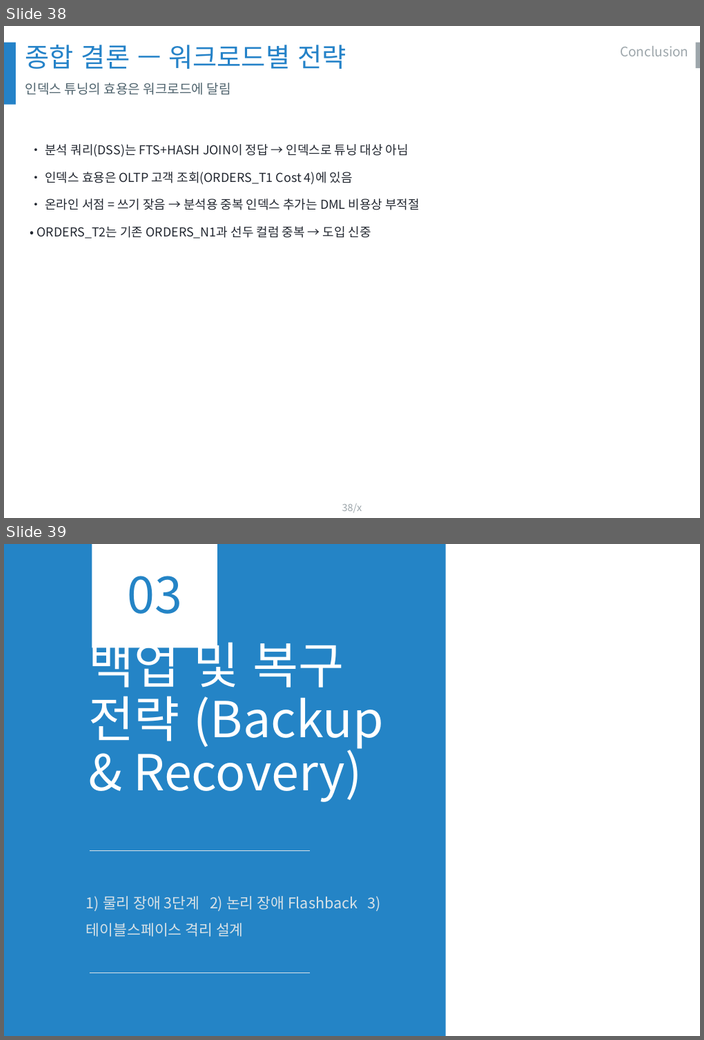
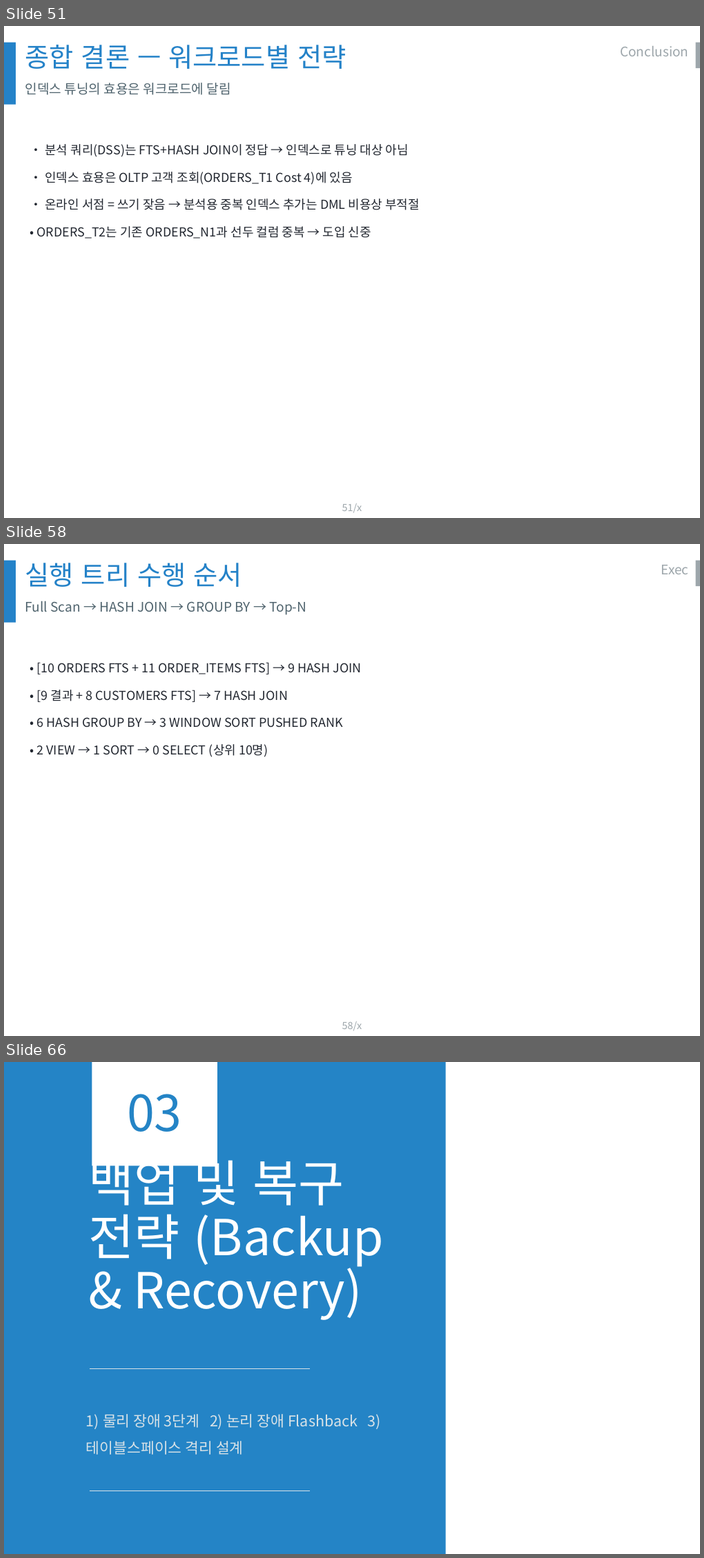
Before and after one commit to olmas70/slides, a slide deck: ppt/BO_DB운영_발표.pptx. Shown one above the other, each under a label of ours: slides 38 and 39 before the commit, slides 51, 58 and 66 after it; the slides between them are not shown. The pictures are 704x1040 and 704x1558 pixels, drawn with LibreOffice and Linux fonts; fonts in the diff are those of the drawing; background and template pictures are left out. Boxes give left, top, right and bottom in pixels: in the first picture for what was removed or moved away, otherwise in the second. Text is boxed around its words. In the diff, an @@ line names an element or a change of style, - is before the commit and + after.

```diff
--- a/ppt/BO_DB운영_발표.pptx
+++ b/ppt/BO_DB운영_발표.pptx
@@ slide 58 added at <box>4,544,700,1036</box>, background #FFFFFF; not listed: 3 template elements that a slide beside it also shows @@
@@ text added at <box>25,563,241,587</box>, 32 pt, text #2482C8 @@
+실행 트리 수행 순서
@@ text added at <box>661,565,688,574</box>, 16 pt, text #9DA6AB @@
+Exec
@@ text added at <box>25,601,306,615</box>, 16 pt, text #50646E @@
+Full Scan → HASH JOIN → GROUP BY → Top-N
@@ text added at <box>37,662,361,757</box>, 15 pt, text #222730 @@
+• [10 ORDERS FTS + 11 ORDER_ITEMS FTS] → 9 HASH JOIN
+• [9 결과 + 8 CUSTOMERS FTS] → 7 HASH JOIN
+• 6 HASH GROUP BY → 3 WINDOW SORT PUSHED RANK
+• 2 VIEW → 1 SORT → 0 SELECT (상위 10명)
@@ what was slide 38 is now slide 51 @@
@@ page number at <box>342,503,362,512</box>: text changed @@
-38/x
+51/x
@@ what was slide 39 is now slide 66 @@
```
Also in this commit, not shown: 55 other slides added.
